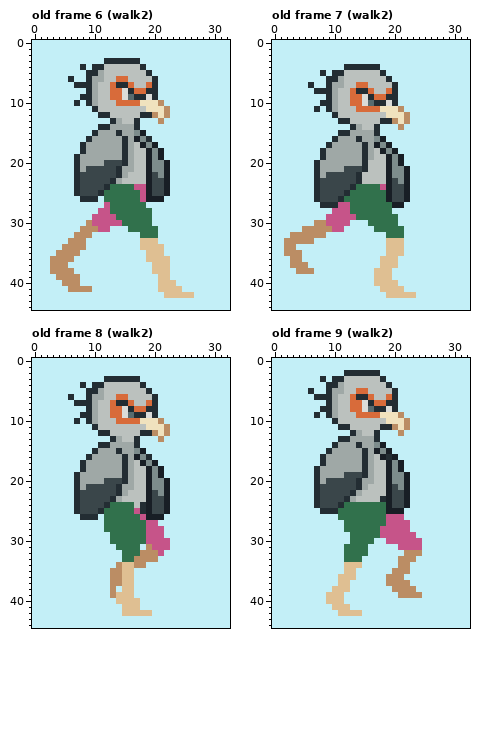
A pixel-art file gets an edit: Personal_Genessis/Animaciones/Secretario_caminar.aseprite. The picture above was drawn from the file before the commit.
33x45 pixels, 13 frames. Shown: old frame 6 (walk2), old frame 7 (walk2), old frame 8 (walk2), old frame 9 (walk2). The commit also changed other frames, which this record leaves out.
And afterwards:
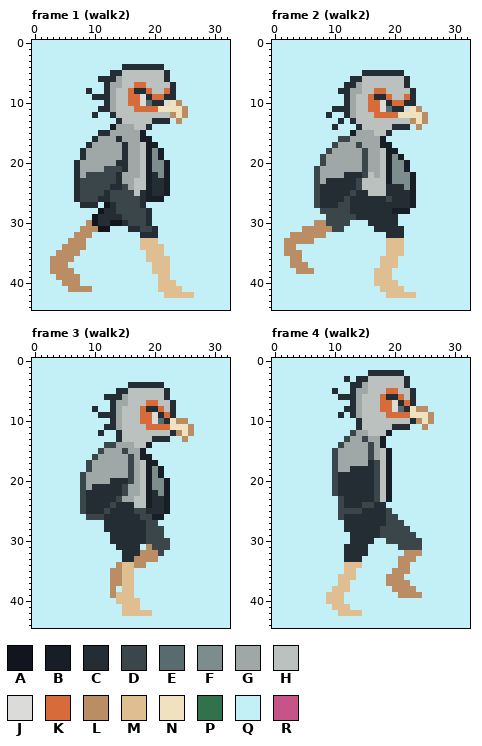
Palette (. is transparent): A #12151d  B #181e25  C #232d33  D #3a464a  E #586b6f  F #7d8c8c  G #9fa8a6  H #bbc1be  J #dbdcd9  K #d86b3a  L #bb8d64  M #dfbf92  N #f0e2be  P #31714c  Q #c3eff7  R #c65489
A new or re-ordered frame is compared with the old frame closest to it.
Edits made:
frames re-ordered
Changed rows in their new state; - is an unchanged pixel.
Frame 1 (walk2) against old frame 6 (walk2):
first column x 6:
 3 ------QQQQQQ--------
 4 --Q-QQQQQCCC-CCC----
 5 ---QQQQCC----HHHC---
 6 Q--QQCCCGH----HHC---
 7 -QQQQQCGGHHKKHHHHC--
 8 ----QQCGHHKCCKHHKC--
 9 --QQCCCGHHKKJCKKCC--
10 -Q-QQQCGHH--JECCJNL-
11 ----QCCG---KKKK-NNNL
12 ----CQQC----HHHHHLNL
13 -------QC--HHHCCC-L-
14 -----QQB---HHC------
15 ----QCC-G--G--------
16 ---QC---CG-GBB------
17 --QC-------GHB------
18 -----------G--------
19 -QC--------G--------
20 ------GGC--G--------
21 ---GGG--DC-G--------
22 --G-------GG--C-----
23 -------DCGG---CC----
24 ------DCCDGHH-CC----
25 -----DCDDDDHC-CC----
26 -CDDDCCDDDDDC-------
27 --CCC-ACDDDDC-------
28 -----ACCDDDDDC------
29 ----ACCCCDDDDC------
30 ----ACCAACDDDC------
31 -----AA---CCDDC-----
32 ------------CCC-----
Frame 2 (walk2) against old frame 7 (walk2):
first column x 6:
 4 ------QQQQQQ--------
 5 --Q-QQQQQCCC-CCC----
 6 ---QQQQCC----HHHC---
 7 Q--QQQCCGH----HHC---
 8 -QQQQCCGGHHKKHHHHC--
 9 ---QQQCGHHKCCKHHKC--
10 --QQQQCGHHKKJCKKCC--
11 -Q-QCCCGHH--JECCJNL-
12 ---CQQCG---KKKK-NNNL
13 ------QC----HHHHHLNL
14 ----C--QC--HHHCCC-L-
15 -----QQB---HHC------
16 ----QDD-G--G--------
17 ---QD---DG-GB-------
18 --QD-----D-GHB------
19 --D------D-G--------
20 -QD------DGG---FB---
21 -D----GGGDGG--------
22 -D-GGGCC-D-G----FB--
23 -DGCCCCCD-----F-FB--
24 -DCCCCC-DHHHHCCCFB--
25 -DCCCC-DCCHHHCCCCB--
26 -DCCC-DCCCCCCDCCCB--
27 -D---DDCCCCCCCCCCB--
28 --DDDDDCCCCCCCBBB---
29 ---DDDDDCCCCCCC-----
30 ---DDDD---CCCCC-----
31 ----DD-----CCCCC----
32 -------------CCC----
Frame 3 (walk2) against old frame 8 (walk2):
first column x 6:
 3 ------QQQQQQ---------
 4 --Q-QQQQQQCC-CCC-----
 5 ---QQQQQCC---HHHC----
 6 Q--QQQCCCG----HHC----
 7 -QQQQQQCGGH---KHHC---
 8 ---QCQQCGHHH---KHC---
 9 --QQQCCCGHHHKKJCKC---
10 -Q-QQQQCGHHHKKJECNLL-
11 ----QQCCG----KKKKNNNL
12 ------QQC---HHHHHCLNL
13 -------QC--HHHCCC--L-
14 -----QDD---HHB-------
15 ----QD--GD-G---------
16 ---QD----GDGBB-------
17 --QD-----GDGHB-------
18 --QD-----GDG---------
19 -QD------GDG---------
20 -QD---GCC-DG---------
21 -QDGCCCC-D-G---------
22 -Q-CCCCC-DGG--C------
23 -Q-CCCC-DGG---CC-----
24 -Q-CCC-DCCC-H-CC-----
25 -Q-CC-DCCCCDDCCC-----
26 --QDDDCCCCCCDD-------
27 ------CCCCCCCDD------
28 ------CCCCCCCDDD-----
29 -------CCCCCCDDD-----
30 -------CCCCCCDDDD----
31 --------CCCC--DDD----
32 ---------CCC---D-----
33 ---------CC----------
Frame 4 (walk2) against old frame 9 (walk2):
first column x 6:
 2 ------QQQQ--CCCC-----
 3 --Q-QQCQCC--HHHHC----
 4 ---QQQQCCG---HHHC----
 5 Q--QCQQCGG---KKHHC---
 6 -QQQQCCCGHH-KC-KHC---
 7 ---QQQQCGHHH-KJCKC---
 8 --QQQQCCGHHHKKJECNLL-
 9 -Q-QQCQCGHHHHKKKKNNNL
10 ----QQQQC----HHHHCLNL
11 -----QQQC---HHCCC--L-
12 -------D-G-HHB-Q-----
13 -----QD--D-GB--------
14 ----QD--G-DG---------
15 ---QD----GDGH--------
16 --QQD----GDGHBQ------
17 --QQD----GCD--QQ-----
18 -QQQD--CC-CD--QQ-----
19 -QQQDCCCC-CD--QQQ----
20 -QQQ-CCC-CCD--QQQ----
21 -QQQ-CCC-CCD--QQQ----
22 -QQQ-CC-CCCD--QQQ----
23 -QQQQ--CCCCDH-QQQ----
24 -QQQQDCCCDDCCQQQQ----
25 --QQQDDDDCCCCDQQ-----
26 -----DCCCCCCCDDQ-----
27 ------CCCCCCCDDDQ----
28 ------CCCCCCDDDDD----
29 -------CCCCCDDDDDD---
30 -------CCCC--DDDDDD--
31 ------CCCC-----DDDD--
32 ------CCCC-----------
33 ------CCC------------
Changed places in both pictures, as pixel boxes (x1, y1, x2, y2):
changed: (68, 58, 188, 238)
changed: (308, 64, 428, 238)
changed: (68, 376, 194, 562)
changed: (308, 370, 434, 562)
